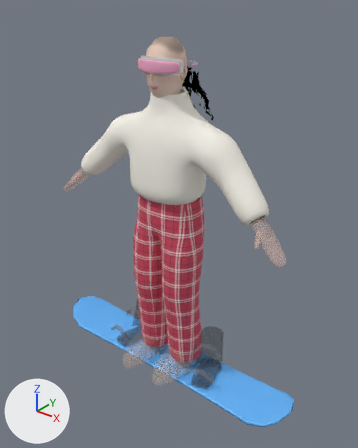
The FBX model Assets/Summit/Resources/Rider/BreannaPJ.fbx, before and after one commit.
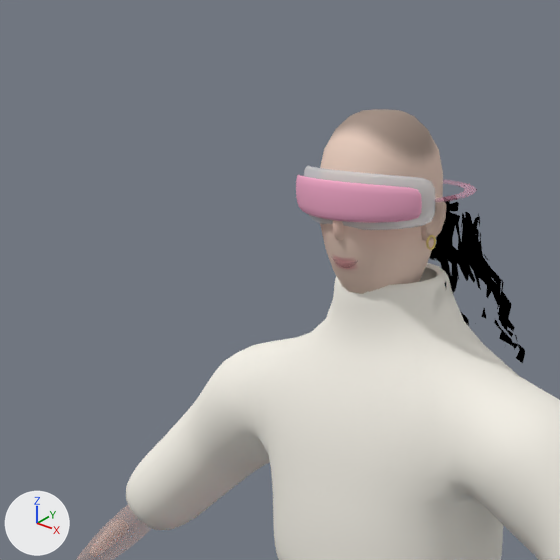
There are two pictures of each version: one whole from a 50 mm camera at (1.472, -1.755, 1.947) aimed at (0.059, 0.012, 0.851), one close up on the part from 11% to 63% of the width and 0% to 42% of the height. Every picture has the same lights, and +X, +Y and +Z are marked at lower left. The first two pictures are the older version. Vertices at exactly the same position are counted once.

Names of what the first close-up shows: 'HeroBody', 'HeroHead'.
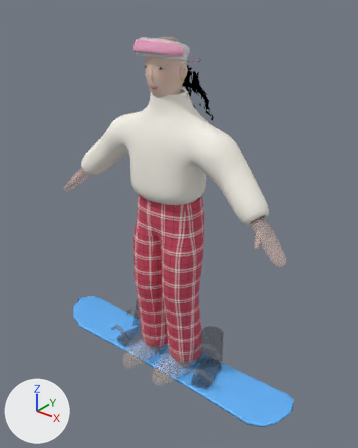
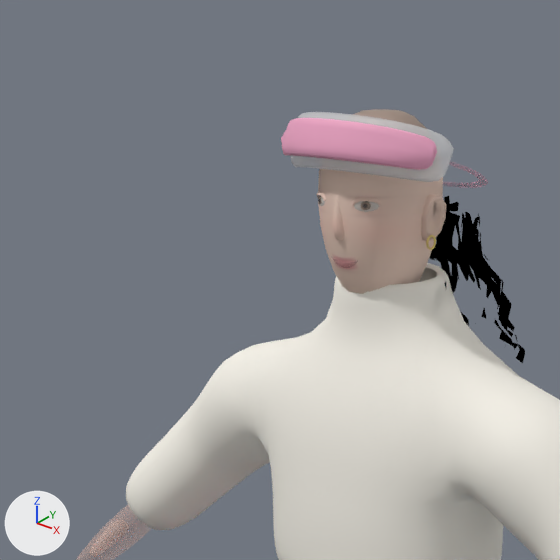
The newer file adds a shape key; the second version is drawn at full value of the shape key 'GogglesUp' of 'HeroHead', and the change is written as the vertex moves it makes.

Pixel boxes (x1, y1, x2, y2) of what changed, in the close-ups (560 x 560 px; the box of a moved part takes in the faces that stretch with it):
'HeroHead', reshaped: before (296, 109, 447, 294); after (281, 109, 454, 294)
part 1 of me_herohead, moved or reshaped: before (296, 165, 435, 230); after (281, 112, 454, 182)

The change, as a list of edits to the scene's bpy script:
```text
Change me_herohead:
    where me_herohead.from_pydata(...)  # 5929 vertices, 5812 faces; spans x -0.2..0.195, y -0.188..0.234, z 1.212..1.802
    used by ob_herohead; location = (0.0, 0.0, 0.0)
    me_herohead part 1: 678 of 5929 vertices moved; they spanned x -0.127..0.127, y -0.117..0.148, z 1.586..1.665 and now span x -0.145..0.145, y -0.136..0.161, z 1.616..1.742; mean shift (0.0, 0.001, 0.056); largest move (0.0, -0.115, 1.602) -> (0.0, -0.134, 1.688)
```
